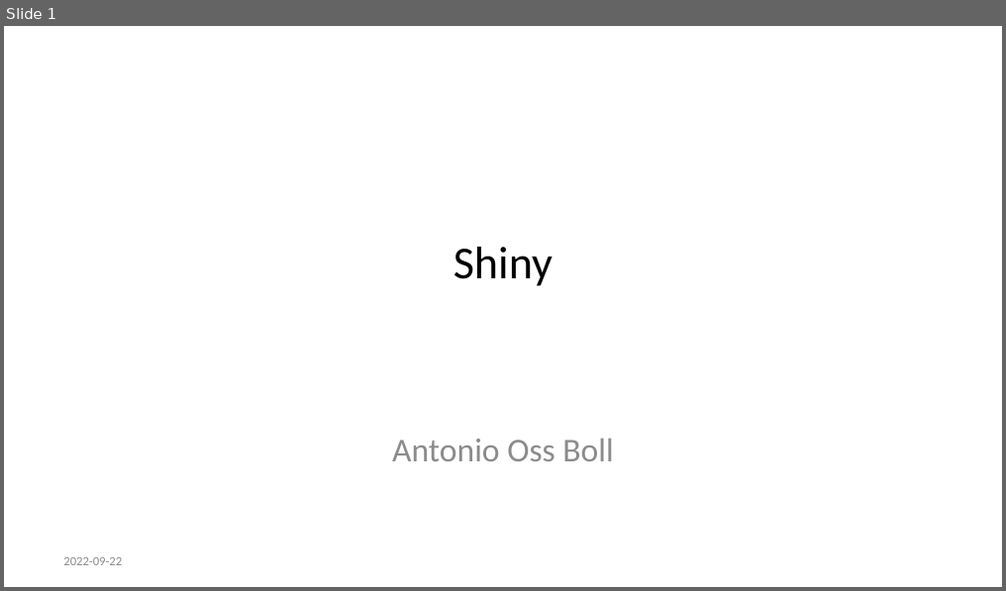
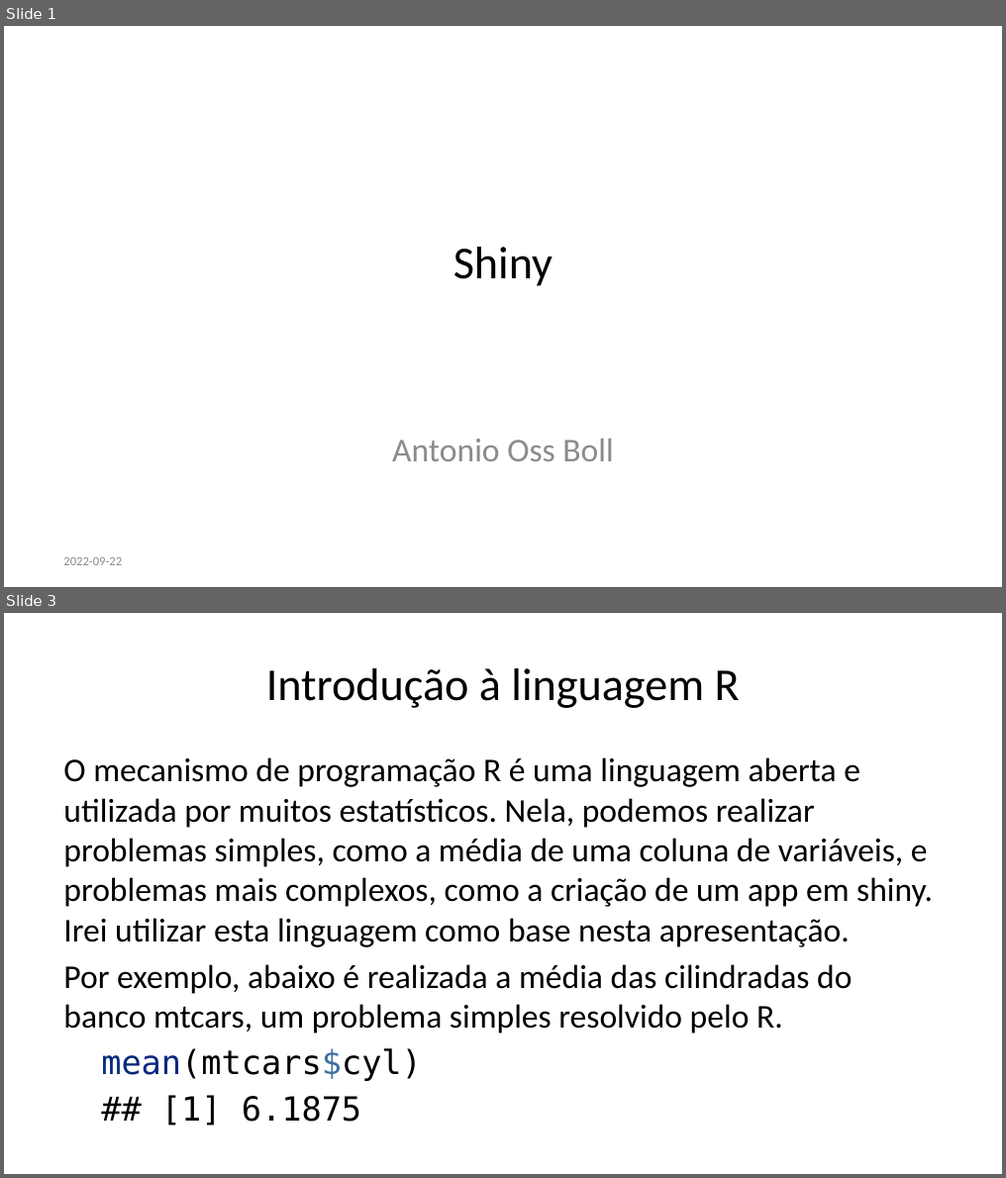
Before and after one commit to AntonioBoll/ApresentacaoShiny, a slide deck: apresentacao.pptx. Shown one above the other, each under a label of ours: slide 1 before the commit, slides 1 and 3 after it; the slides between them are not shown. The pictures are 1006x591 and 1006x1178 pixels, drawn with LibreOffice and Linux fonts; fonts in the diff are those of the drawing. Boxes give left, top, right and bottom in pixels: in the first picture for what was removed or moved away, otherwise in the second. Text is boxed around its words. In the diff, an @@ line names an element or a change of style, - is before the commit and + after.

```diff
--- a/apresentacao.pptx
+++ b/apresentacao.pptx
@@ slide 3 added at box(4, 613, 1002, 1174), background #FFFFFF @@
@@ title added at box(266, 668, 740, 708), 33 pt, text #000000 @@
+Introdução à linguagem R
@@ text added at box(63, 758, 933, 1126), 24 pt, text #000000 @@
+O mecanismo de programação R é uma linguagem aberta e utilizada por muitos estatísticos. Nela, podemos realizar problemas simples, como a média de uma coluna de variáveis, e problemas mais complexos, como a criação de um app em shiny. Irei utilizar esta linguagem como base nesta apresentação.
+Por exemplo, abaixo é realizada a média das cilindradas do banco mtcars, um problema simples resolvido pelo R.
+mean(mtcars$cyl)
+## [1] 6.1875
```
Also in this commit, not shown: 1 slide changed, 18 other slides added, 3 slides removed, 1 other file.
